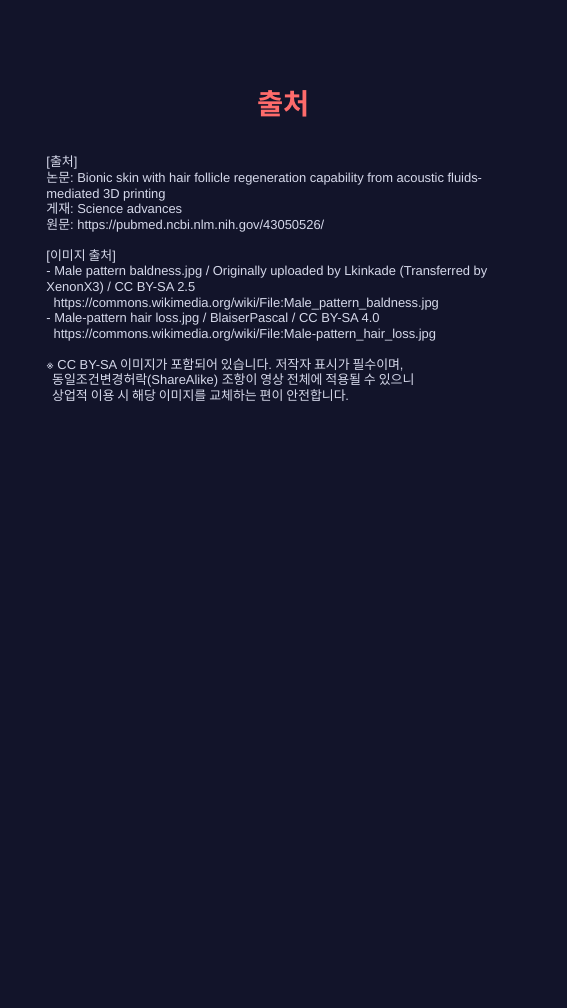
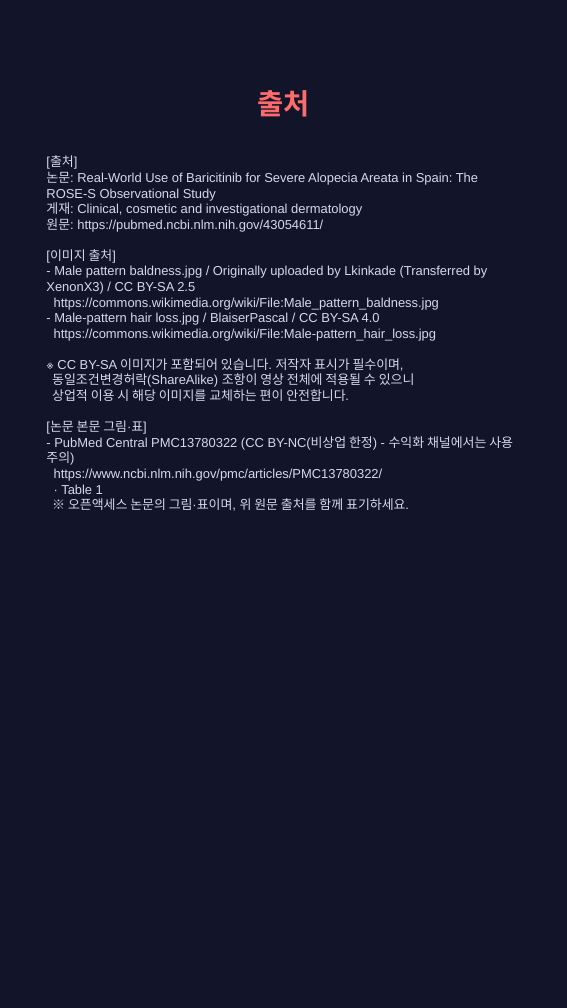
Before and after one commit to hyokang2010-BJ-ANTH/product-builder-test, a slide deck: slide 11 of pwa/data/latest/slides.pptx (slide 9 before the commit). Drawn at 567x1008 pixels with LibreOffice and Linux fonts; fonts in the diff are those of the drawing. Boxes give left, top, right and bottom in pixels: in the first picture for what was removed or moved away, otherwise in the second. Text is boxed around its words. In the diff, an @@ line names an element or a change of style, - is before the commit and + after.

```diff
--- a/pwa/data/latest/slides.pptx
+++ b/pwa/data/latest/slides.pptx
@@ text at box(46, 156, 513, 511): text changed @@
-[출처]
-논문: Bionic skin with hair follicle regeneration capability from acoustic fluids-mediated 3D printing
-게재: Science advances
-원문: https://pubmed.ncbi.nlm.nih.gov/43050526/
-[이미지 출처]
-- Male pattern baldness.jpg / Originally uploaded by Lkinkade (Transferred by XenonX3) / CC BY-SA 2.5
-https://commons.wikimedia.org/wiki/File:Male_pattern_baldness.jpg
-- Male-pattern hair loss.jpg / BlaiserPascal / CC BY-SA 4.0
-https://commons.wikimedia.org/wiki/File:Male-pattern_hair_loss.jpg
-※ CC BY-SA 이미지가 포함되어 있습니다. 저작자 표시가 필수이며,
-동일조건변경허락(ShareAlike) 조항이 영상 전체에 적용될 수 있으니
-상업적 이용 시 해당 이미지를 교체하는 편이 안전합니다.
+[출처]
+논문: Real-World Use of Baricitinib for Severe Alopecia Areata in Spain: The ROSE-S Observational Study
+게재: Clinical, cosmetic and investigational dermatology
+원문: https://pubmed.ncbi.nlm.nih.gov/43054611/
+[이미지 출처]
+- Male pattern baldness.jpg / Originally uploaded by Lkinkade (Transferred by XenonX3) / CC BY-SA 2.5
+https://commons.wikimedia.org/wiki/File:Male_pattern_baldness.jpg
+- Male-pattern hair loss.jpg / BlaiserPascal / CC BY-SA 4.0
+https://commons.wikimedia.org/wiki/File:Male-pattern_hair_loss.jpg
+※ CC BY-SA 이미지가 포함되어 있습니다. 저작자 표시가 필수이며,
+동일조건변경허락(ShareAlike) 조항이 영상 전체에 적용될 수 있으니
+상업적 이용 시 해당 이미지를 교체하는 편이 안전합니다.
+[논문 본문 그림·표]
+- PubMed Central PMC13780322 (CC BY-NC(비상업 한정) - 수익화 채널에서는 사용 주의)
+https://www.ncbi.nlm.nih.gov/pmc/articles/PMC13780322/
+· Table 1
+※ 오픈액세스 논문의 그림·표이며, 위 원문 출처를 함께 표기하세요.
```
Also in this commit, not shown: 1 other slide changed, 7 slides added, 5 slides removed, 28 other files.
